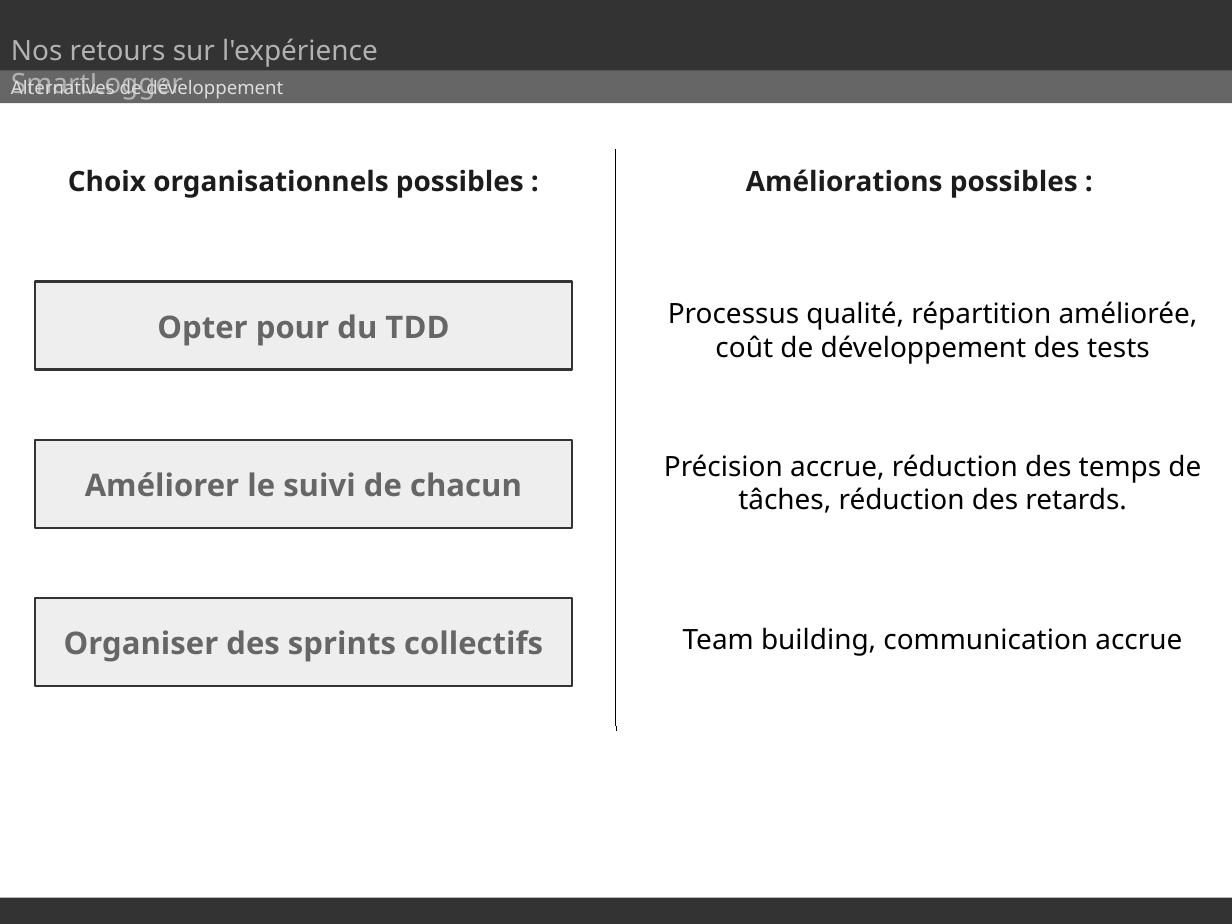
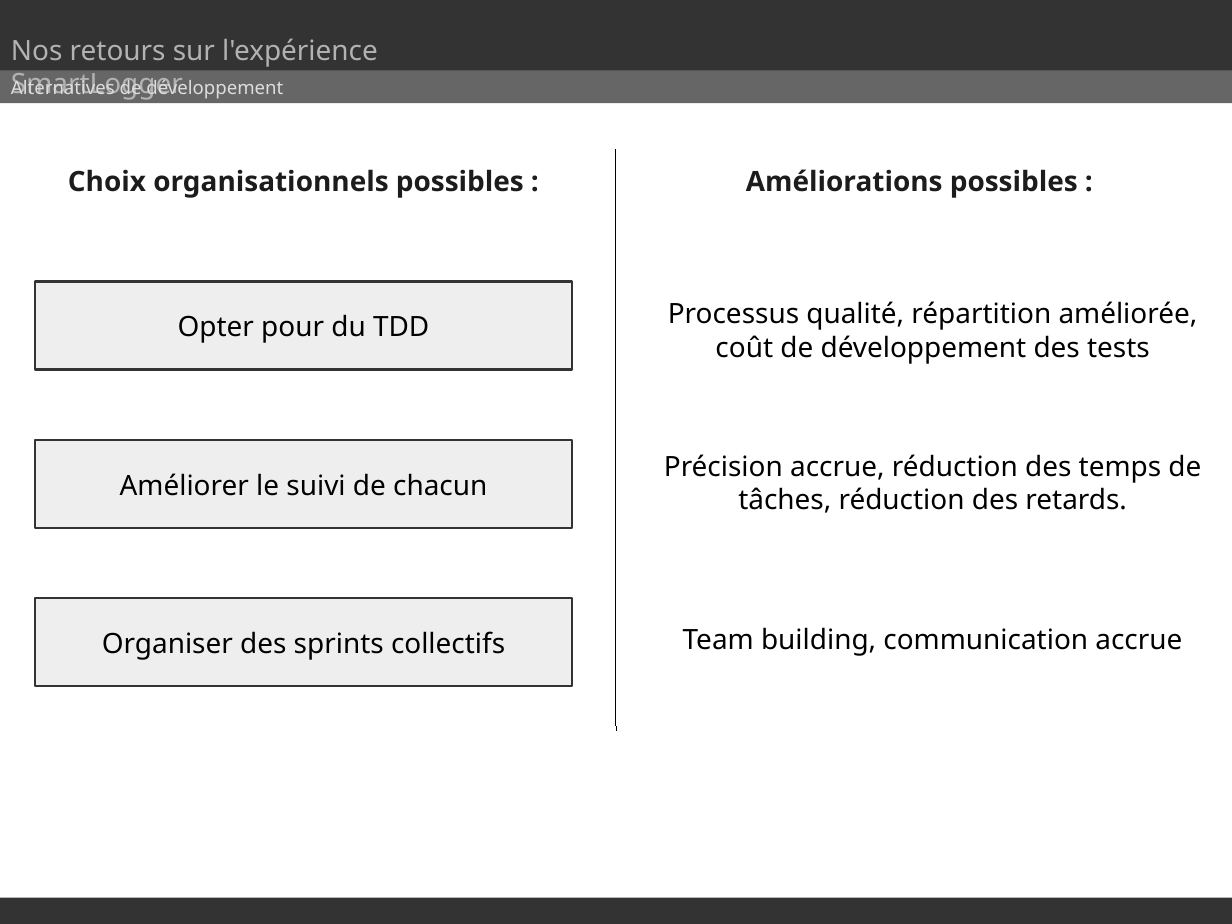
Before and after one commit to SmartLoggerManagement/SmartLogger, a slide deck: slide 11 of Soutenances/soutenance.odp (slide 9 before the commit). Drawn at 1232x924 pixels with LibreOffice and Linux fonts; fonts in the diff are those of the drawing. Boxes give left, top, right and bottom in pixels: in the first picture for what was removed or moved away, otherwise in the second. Text is boxed around its words. In the diff, an @@ line names an element or a change of style, - is before the commit and + after.

```diff
--- a/Soutenances/soutenance.odp
+++ b/Soutenances/soutenance.odp
@@ size 20 to 18 pt, text colour #666666 to #000000, bold off in 3 elements at bbox=[35, 598, 571, 686], bbox=[35, 282, 571, 370], bbox=[35, 440, 571, 529] @@
```
Also in this commit, not shown: 5 other slides changed, 3 slides added, 2 other files.
